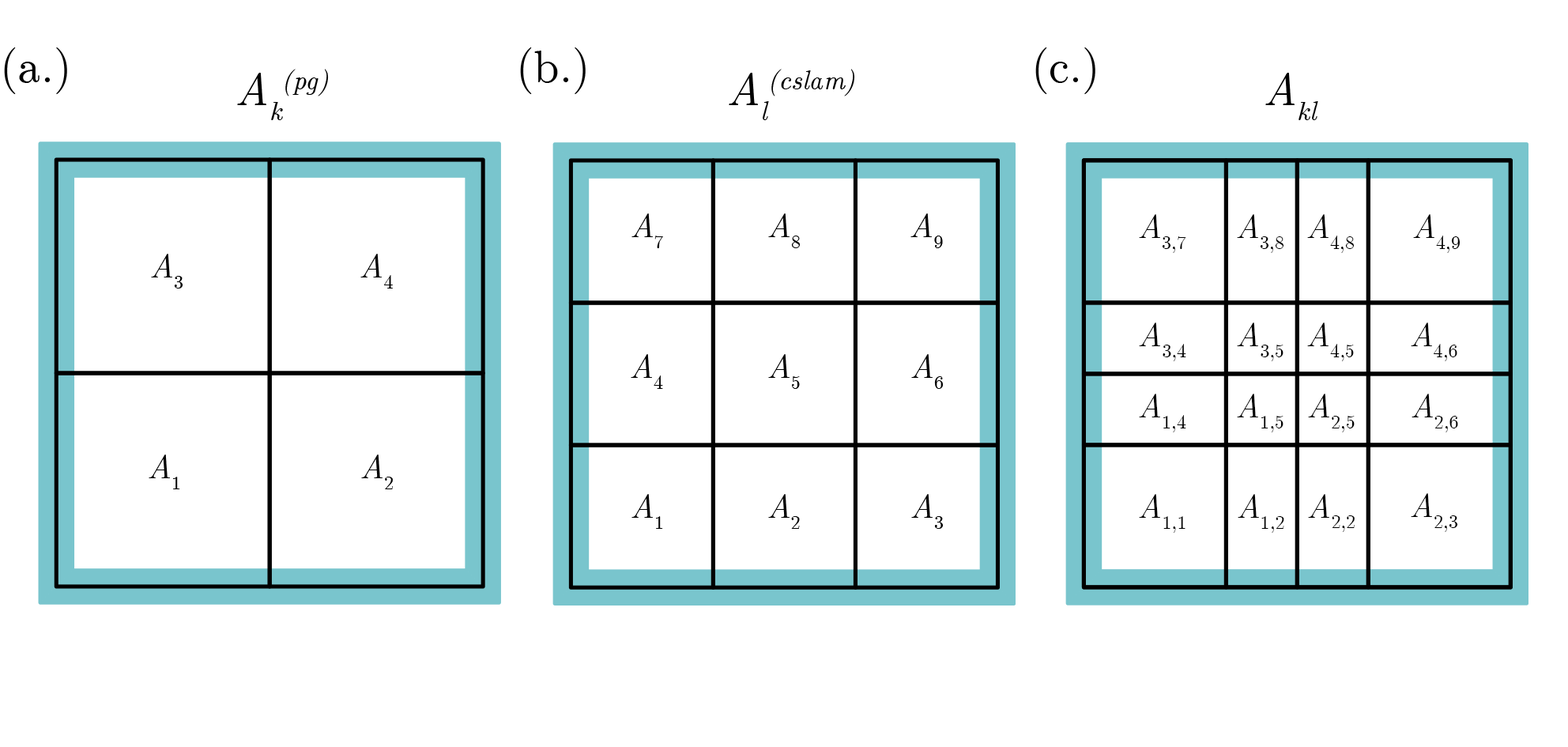
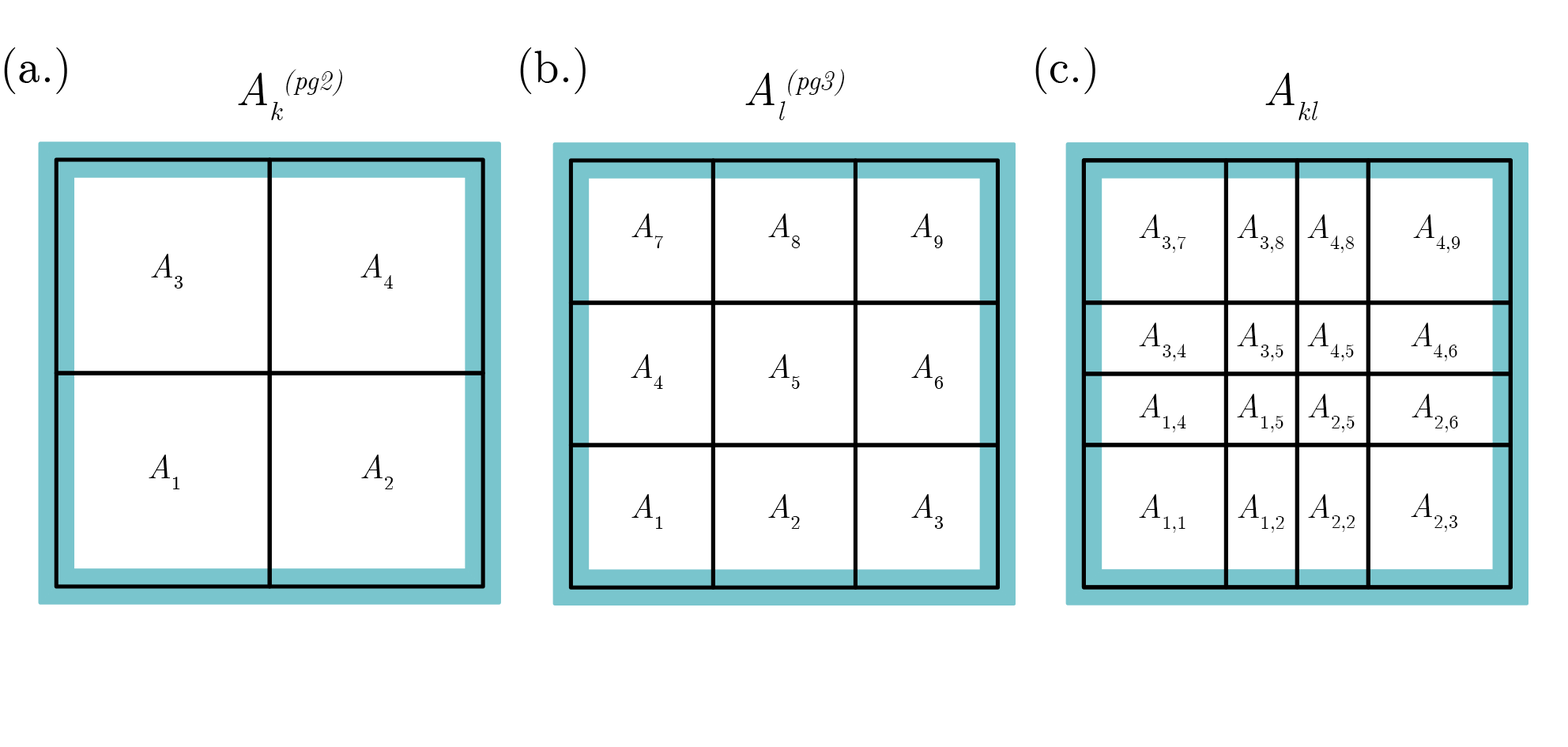
Before/after of a w=1568, h=747 layered artwork. What changed in the layer stack:
removed layer "Titles" over left=237, top=68, right=1319, bottom=121
added layer "Akl" above "Al(pg3)" over left=1265, top=72, right=1319, bottom=121
added layer "Al(pg3)" above "Ak(pg2)" over left=745, top=68, right=845, bottom=121
added layer "Ak(pg2)" above "temp_overlap" over left=237, top=68, right=343, bottom=121
